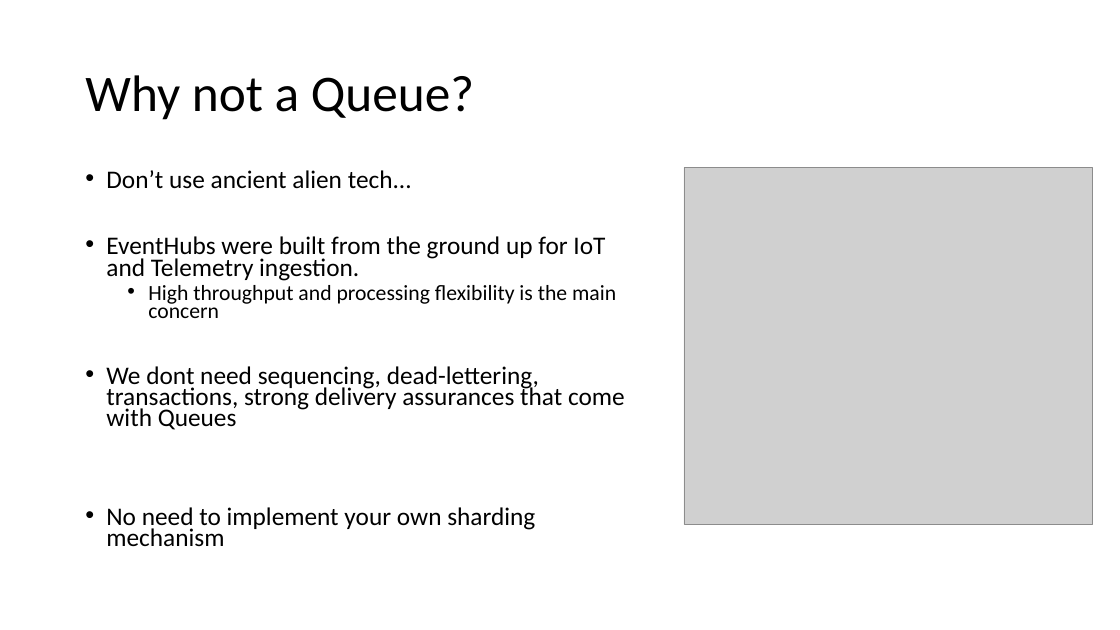
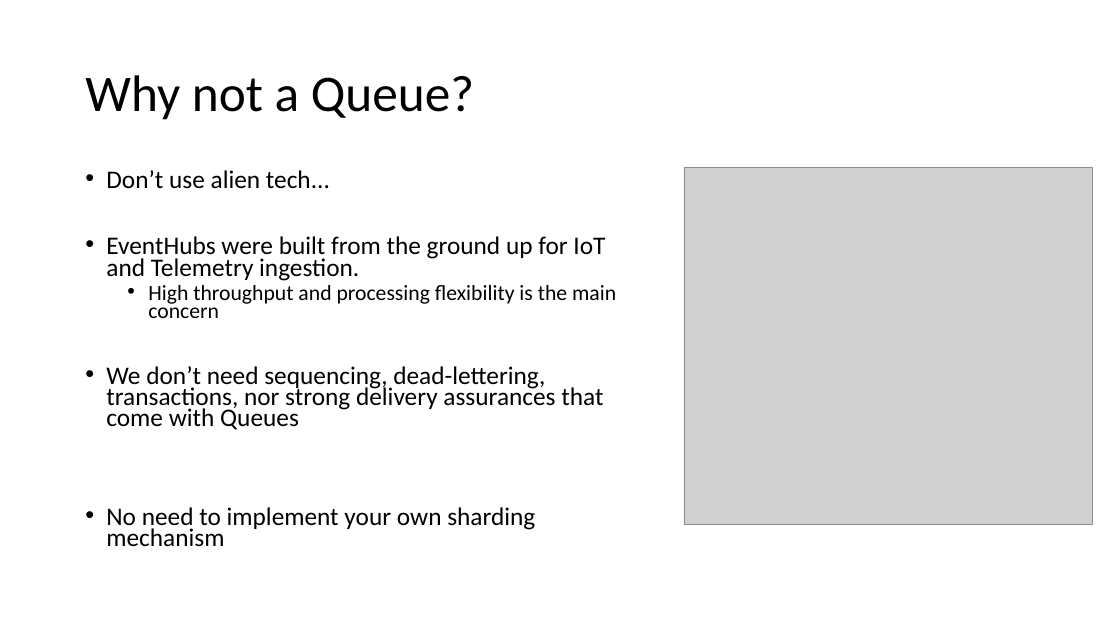
Before and after one commit to nothingmn/presentation-azureeventhubs, a slide deck: slide 3 of Massive scale with Azure Event Hubs for IoT.pptx. Drawn at 1120x630 pixels with LibreOffice and Linux fonts; fonts in the diff are those of the drawing; grey boxes stand for pictures. Boxes give left, top, right and bottom in pixels: in the first picture for what was removed or moved away, otherwise in the second. Text is boxed around its words. In the diff, an @@ line names an element or a change of style, - is before the commit and + after.

```diff
--- a/Massive scale with Azure Event Hubs for IoT.pptx
+++ b/Massive scale with Azure Event Hubs for IoT.pptx
@@ text at (106, 170, 330, 189): text changed @@
-• Don’t use ancient alien tech...
+• Don’t use alien tech...
@@ text at (106, 366, 603, 430): text changed @@
-• We dont need sequencing, dead-lettering, transactions, strong delivery assurances that come with Queues
+• We don’t need sequencing, dead-lettering, transactions, nor strong delivery assurances that come with Queues
```
Also in this commit, not shown: 6 other slides changed, 2 slides added, 2 other files.
